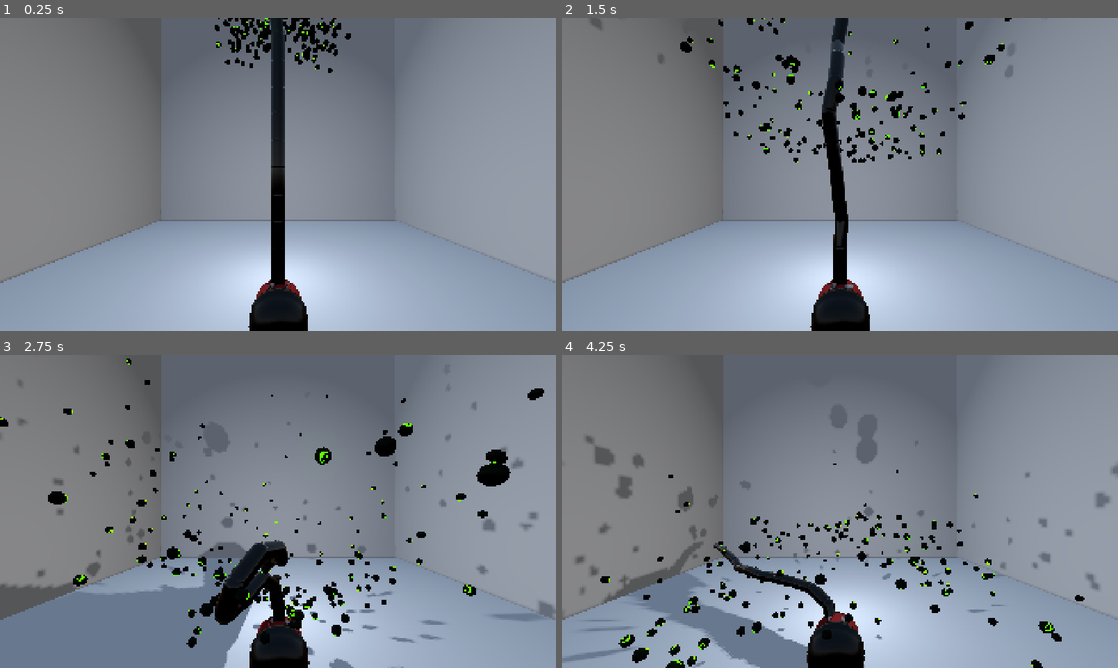
Above: before the commit, frames 1-4 (two rows, left to right).
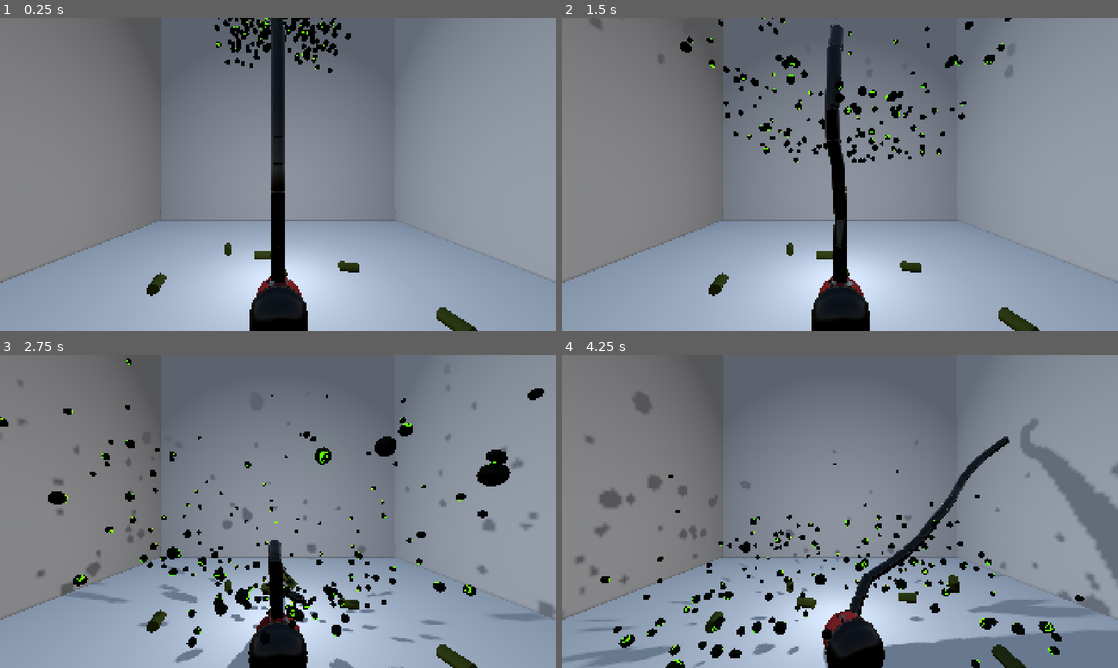
Above: after the commit, the same moments.

Repository: AleksGameJam/game-jam-2026
Game: Godot game, scene res://enemies/RoomWithEnemies.tscn
Two runs of this game, one before a commit and one after it. Both use one fixed random seed, a clock stepped at 60 frames per second and the inputs below. This scene is started directly instead of the project's main scene.
Inputs:
- Up to frame 1 (0.25 s): no input
- Up to frame 2 (1.5 s): hold E (rotate_right) 0.53-1.28 s; hold Down (ui_down) from 1.28 s (still down)
- Up to frame 3 (2.75 s): release Down (ui_down) at 2.03 s; hold E (rotate_right) from 2.03 s (still down)
- Up to frame 4 (4.25 s): release E (rotate_right) at 2.78 s; hold Up (ui_up) 2.78-3.53 s; hold Q (rotate_left) from 3.53 s (still down)

The runs differ from the first frame. In frame 1, 0.9% of the frame differs, in the area x 26-86%, y 1-100%; in frame 2, 1.9%; in frame 3, 13%; in frame 4, 18%, in the area x 4-100%, y 11-100%.

Commit message:
beeer can

Diff:
--- a/enemies/RoomWithEnemies.tscn
+++ b/enemies/RoomWithEnemies.tscn
@@ -2,6 +2,7 @@
 
 [ext_resource type="Script" uid="uid://cimeqauqhrtgo" path="res://enemies/room_with_enemies.gd" id="1_gvfet"]
 [ext_resource type="PackedScene" uid="uid://c8d220k74p1h4" path="res://enemies/DustBunny.tscn" id="2_ydiif"]
+[ext_resource type="PackedScene" uid="uid://mjhmfuxjws3f" path="res://enemies/beer_can.tscn" id="3_8iyv3"]
 [ext_resource type="PackedScene" uid="uid://c7wwk8ft0cy87" path="res://scenes/player.tscn" id="3_b83cu"]
 
 [sub_resource type="ProceduralSkyMaterial" id="ProceduralSkyMaterial_gvfet"]
@@ -585,5 +586,26 @@
 [node name="Bouncy180" parent="Stuff/Enemies" unique_id=2100899720 instance=ExtResource("2_ydiif")]
 transform = Transform3D(1, 0, 0, 0, 1, 0, 0, 0, 1, -4.1304264, 1.3696064, -1.0902629)
 
+[node name="Beeremies" type="Node3D" parent="Stuff" unique_id=305683070]
+transform = Transform3D(1, 0, 0, 0, 1, 0, 0, 0, 1, 0, -23.492435, 0)
+
+[node name="BeerCan" parent="Stuff/Beeremies" unique_id=481089183 instance=ExtResource("3_8iyv3")]
+transform = Transform3D(-2.185569e-08, -0.49999997, 0.8660254, 0.99999994, -4.371139e-08, 0, 3.785517e-08, 0.86602545, 0.49999994, 0.021345854, 0.006467819, -0.024363756)
+
+[node name="BeerCan2" parent="Stuff/Beeremies" unique_id=1746428050 instance=ExtResource("3_8iyv3")]
+transform = Transform3D(-2.185569e-08, -0.9951972, -0.09789094, 0.99999994, -1.8045045e-08, -3.9812836e-08, 3.785517e-08, -0.09789094, 0.99519706, -1.8891538, 0.006467819, -5.4541483)
+
+[node name="BeerCan3" parent="Stuff/Beeremies" unique_id=1961732292 instance=ExtResource("3_8iyv3")]
+transform = Transform3D(-2.185569e-08, -0.9951972, -0.09789094, 0.99999994, -1.8045045e-08, -3.9812836e-08, 3.785517e-08, -0.09789094, 0.99519706, 7.8251767, 0.006467819, -2.2835636)
+
+[node name="BeerCan4" parent="Stuff/Beeremies" unique_id=665100434 instance=ExtResource("3_8iyv3")]
+transform = Transform3D(-2.185569e-08, -0.20804143, -0.97811997, 0.99999994, 3.2480013e-08, -2.9252936e-08, 3.7855166e-08, -0.9781201, 0.2080414, -11.3577, 0.006467819, 1.2216969)
+
+[node name="BeerCan5" parent="Stuff/Beeremies" unique_id=465893989 instance=ExtResource("3_8iyv3")]
+transform = Transform3D(-2.185569e-08, -0.20804143, -0.97811997, 0.99999994, 3.2480013e-08, -2.9252936e-08, 3.7855166e-08, -0.9781201, 0.2080414, -6.8076105, 0.006467819, -7.6137486)
+
+[node name="BeerCan6" parent="Stuff/Beeremies" unique_id=676541502 instance=ExtResource("3_8iyv3")]
+transform = Transform3D(-2.185569e-08, -0.20804143, -0.97811997, 0.99999994, 3.2480013e-08, -2.9252936e-08, 3.7855166e-08, -0.9781201, 0.2080414, 12.194621, 0.006467819, 6.347224)
+
 [node name="da snabel zone" parent="Stuff" unique_id=2057323852 instance=ExtResource("3_b83cu")]
 transform = Transform3D(1, 0, 0, 0, 0.99999994, 0, 0, 0, 0.99999994, 0, -22.26793, 4.901871)
--- /dev/null
+++ b/enemies/beer_can.gd
@@ -0,0 +1,6 @@
+extends RigidBody3D
+
+class_name BeerCan
+
+func suck():
+	queue_free()
--- /dev/null
+++ b/enemies/beer_can.tscn
@@ -0,0 +1,20 @@
+[gd_scene format=3 uid="uid://mjhmfuxjws3f"]
+
+[ext_resource type="Script" uid="uid://nrdt2rpfw2j8" path="res://enemies/beer_can.gd" id="1_isdpx"]
+
+[sub_resource type="StandardMaterial3D" id="StandardMaterial3D_1e8py"]
+albedo_color = Color(0.2901961, 0.32941177, 0.11372549, 1)
+
+[sub_resource type="CylinderMesh" id="CylinderMesh_5m2fx"]
+material = SubResource("StandardMaterial3D_1e8py")
+
+[sub_resource type="CylinderShape3D" id="CylinderShape3D_5m2fx"]
+
+[node name="BeerCan" type="RigidBody3D" unique_id=481089183]
+script = ExtResource("1_isdpx")
+
+[node name="MeshInstance3D" type="MeshInstance3D" parent="." unique_id=1889186736]
+mesh = SubResource("CylinderMesh_5m2fx")
+
+[node name="CollisionShape3D" type="CollisionShape3D" parent="." unique_id=918179678]
+shape = SubResource("CylinderShape3D_5m2fx")
--- a/enemies/bouncy.gd
+++ b/enemies/bouncy.gd
@@ -28,3 +28,7 @@
 	# Keep the tumble/spin speed perfect (forces engine not to slow down rotation)
 	if state.angular_velocity.length() > 0:
 		state.angular_velocity = state.angular_velocity.normalized() * spin_speed
+
+
+func suck():
+	queue_free()
--- a/player_nozzle/kill_area.gd
+++ b/player_nozzle/kill_area.gd
@@ -2,5 +2,5 @@
 
 
 func _on_body_entered(body: Node3D) -> void:
-	if body is DustBunny:
-		body.queue_free()
+	if body is DustBunny or body is BeerCan:
+		body.suck()
Not shown, added: enemies/beer_can.gd.uid
